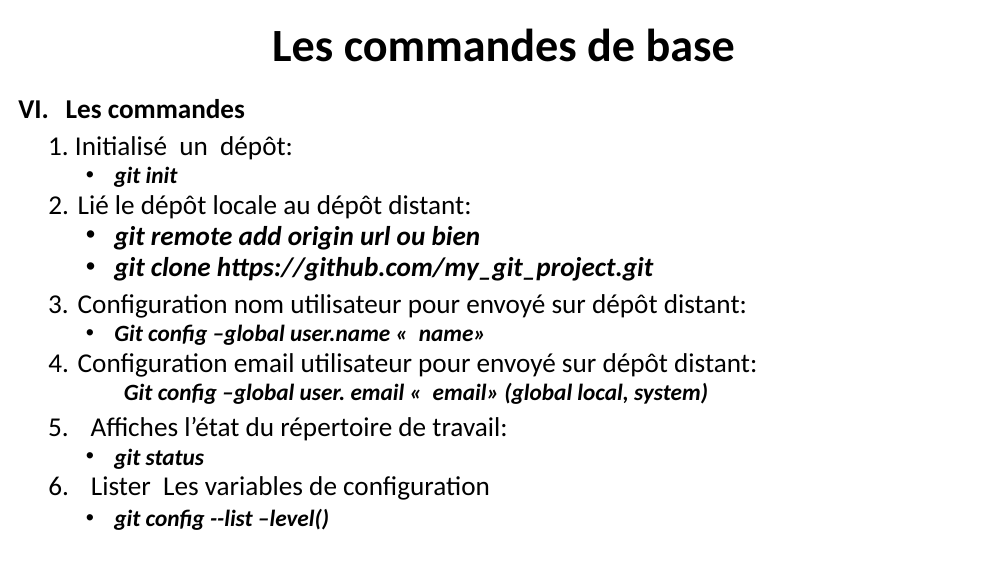
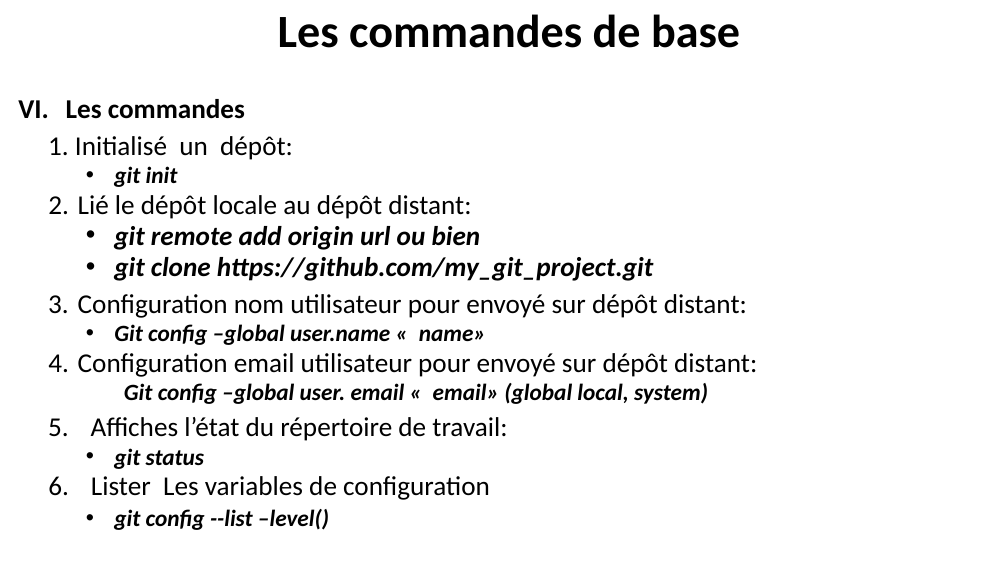
Before and after one commit to belakebiboussad/form, a slide deck: slide 7 of Formation Git.pptx (slide 6 before the commit). Drawn at 1008x567 pixels with LibreOffice and Linux fonts; fonts in the diff are those of the drawing. Boxes give left, top, right and bottom in pixels: in the first picture for what was removed or moved away, otherwise in the second. Text is boxed around its words. In the diff, an @@ line names an element or a change of style, - is before the commit and + after.

```diff
--- a/Formation Git.pptx
+++ b/Formation Git.pptx
@@ title "Les commandes de base": place and size @@
-title "Les commandes de base" at (272,28,735,62)
+title "Les commandes de base" at (278,14,740,48)
```
Also in this commit, not shown: 1 slide added, 7 other files.
